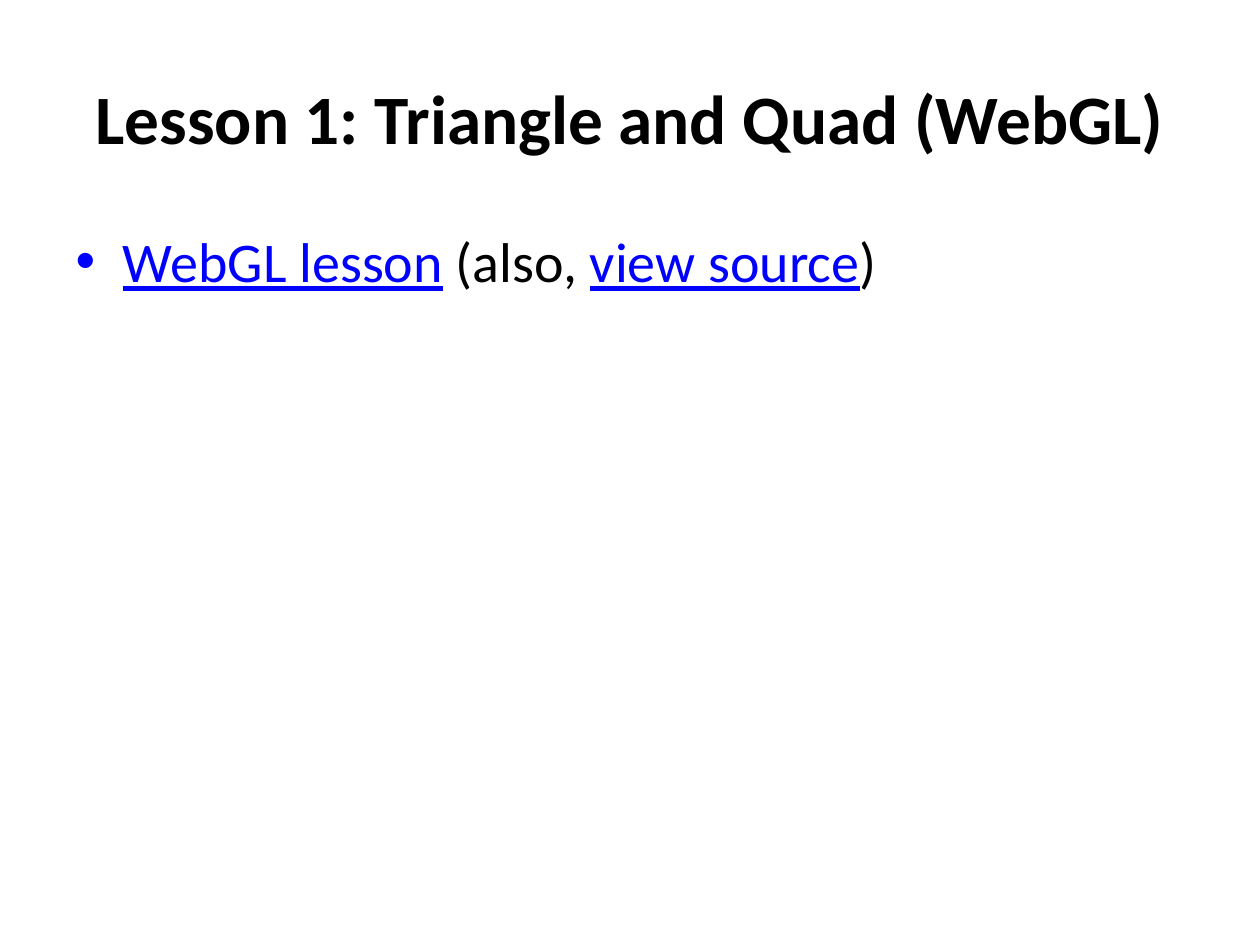
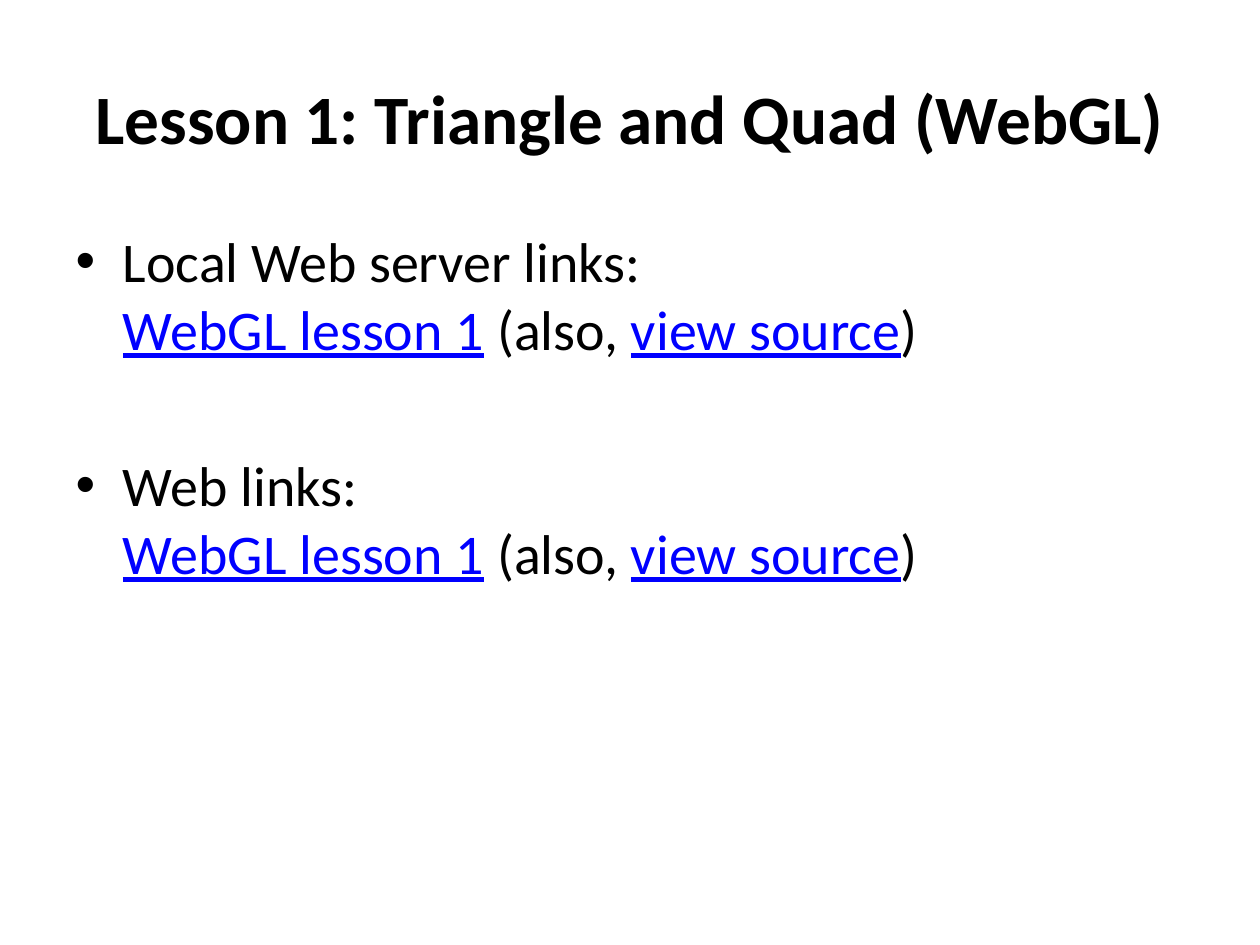
Before and after one commit to uva-graphics/webgl, a slide deck: slide 7 of slides.pptx. Drawn at 1260x945 pixels with LibreOffice and Linux fonts; fonts in the diff are those of the drawing. Boxes give left, top, right and bottom in pixels: in the first picture for what was removed or moved away, otherwise in the second. Text is boxed around its words. In the diff, an @@ line names an element or a change of style, - is before the commit and + after.

Commit message:
slides -- add links to remote content

```diff
--- a/slides.pptx
+++ b/slides.pptx
@@ text at (123, 243, 917, 582): text changed @@
-• WebGL lesson (also, view source)
+• Local Web server links:
+  WebGL lesson 1 (also, view source)
+• Web links:
+  WebGL lesson 1 (also, view source)
```
Also in this commit, not shown: 1 other slide changed.
